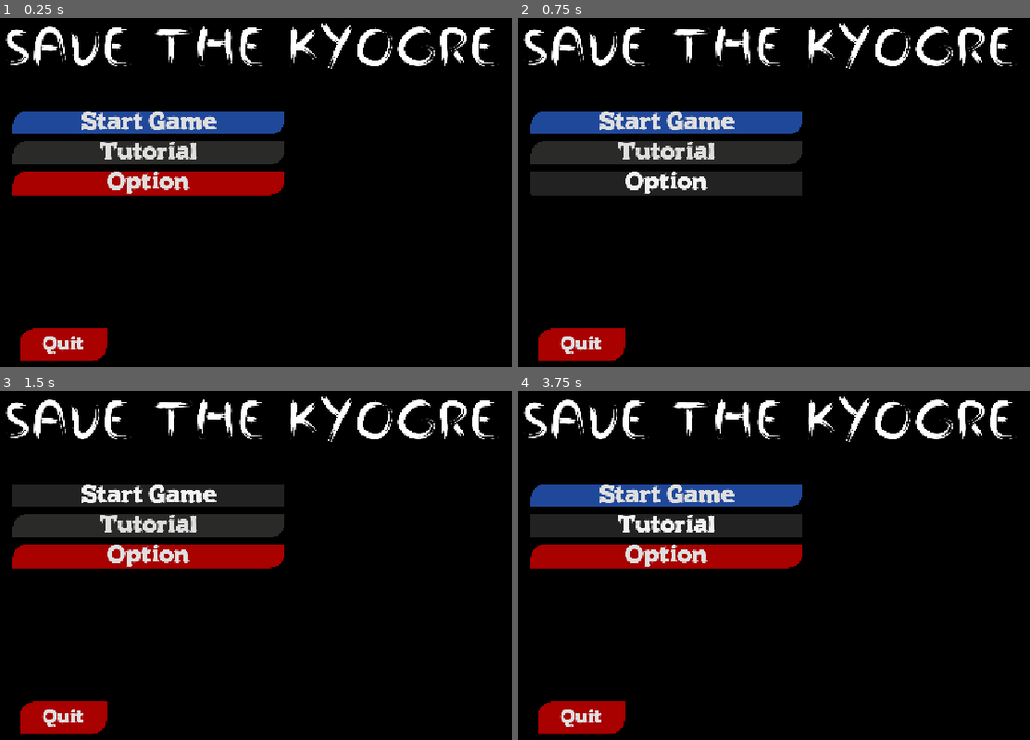
Above: before the commit, frames 1-4 (two rows, left to right).
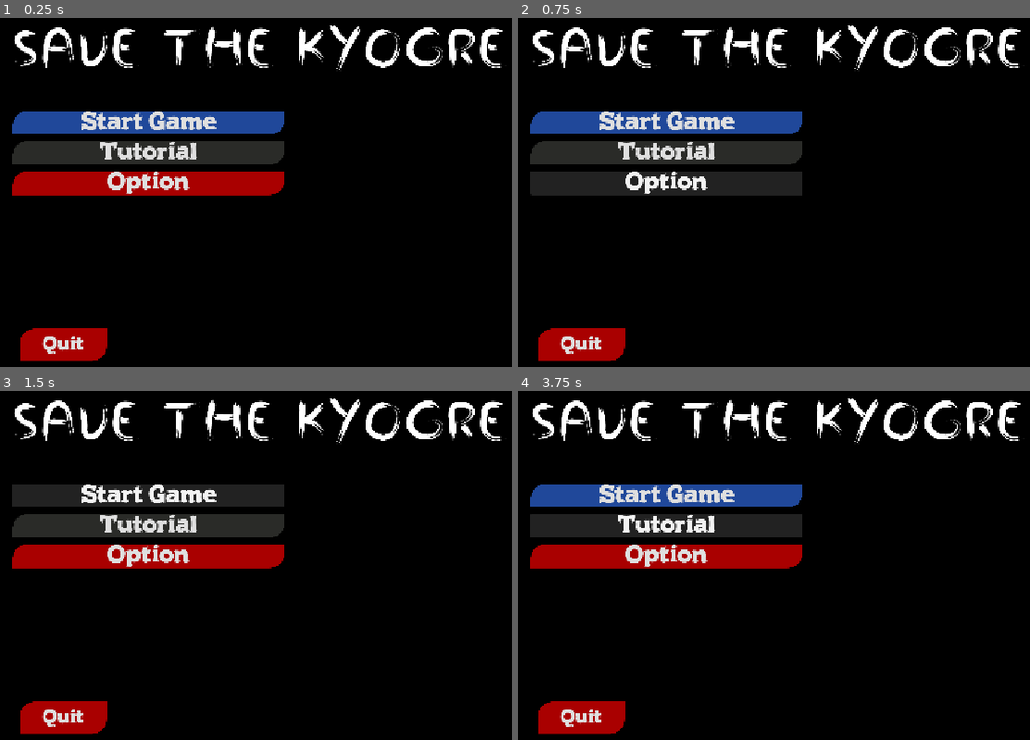
Above: after the commit, the same moments.

Repository: zeroburst04-ops/FLUIDA
Game: Godot game, scene res://Main_Menu/main_menu.tscn
Two runs of this game, one before a commit and one after it. Both use one fixed random seed, a clock stepped at 60 frames per second and the inputs below. Video files are missing from this copy of the repository; at most half a second of black plays in their place.
Inputs:
- Up to frame 1 (0.25 s): no input
- Up to frame 2 (0.75 s): click "Option" at 0.5 s
- Up to frame 3 (1.5 s): click "Start Game" at 1.25 s
- Up to frame 4 (3.75 s): click "Start Game" at 2 s; click "Start Game" at 2.75 s; click "Tutorial" at 3.5 s

The runs differ from the first frame. In frame 1, 4.8% of the frame differs, in the area x 1-99%, y 1-15%; in frame 2, 4.8%; in frame 3, 4.8%; in frame 4, 4.8%.

Commit message:
added option

Diff:
--- a/Main_Menu/main_menu.tscn
+++ b/Main_Menu/main_menu.tscn
@@ -70,10 +70,10 @@
 anchors_preset = 5
 anchor_left = 0.5
 anchor_right = 0.5
-offset_left = -1834.5
-offset_top = 269.0
-offset_right = 762.5
-offset_bottom = 765.0
+offset_left = -1791.5
+offset_top = 274.0
+offset_right = 805.5
+offset_bottom = 770.0
 grow_horizontal = 2
 theme_override_fonts/normal_font = ExtResource("2_6qckm")
 theme_override_font_sizes/normal_font_size = 300
@@ -89,7 +89,7 @@
 offset_left = -1783.5
 offset_top = -339.5
 offset_right = -376.5
-offset_bottom = 114.5
+offset_bottom = 249.5
 grow_horizontal = 2
 grow_vertical = 2
 theme_override_constants/separation = 35
--- a/option.tscn
+++ b/option.tscn
@@ -1,3 +1,63 @@
 [gd_scene format=3 uid="uid://d2c4rr5uqttuv"]
 
-[node name="Option" type="Node2D" unique_id=1772517416]
+[ext_resource type="Texture2D" uid="uid://daurhxh0ol6n" path="res://c2c1e48c4a3e73212bb1005dc2bd0cfa.jpg" id="1_rtwqn"]
+[ext_resource type="FontFile" uid="uid://din4ihm2th23i" path="res://ChrustyRock-ORLA.ttf" id="2_slay5"]
+
+[sub_resource type="StyleBoxFlat" id="StyleBoxFlat_l82yo"]
+bg_color = Color(0.20582795, 0.10721364, 0.39286235, 1)
+
+[sub_resource type="StyleBoxFlat" id="StyleBoxFlat_uhspr"]
+bg_color = Color(0.6706203, 0.027917664, 4.813075e-07, 1)
+corner_radius_top_left = 75
+corner_radius_bottom_right = 75
+
+[node name="Options" type="Control" unique_id=1137774719]
+layout_mode = 3
+anchor_right = 0.5
+anchor_bottom = 1.0
+offset_left = 1211.0
+offset_top = 651.0
+offset_right = 9542.0
+offset_bottom = 4458.0
+grow_horizontal = 2
+grow_vertical = 2
+
+[node name="Sprite2D" type="Sprite2D" parent="." unique_id=518419974]
+position = Vector2(4454.5, 2208)
+scale = Vector2(12.104619, 10.748792)
+texture = ExtResource("1_rtwqn")
+
+[node name="Label" type="Label" parent="." unique_id=1113758819]
+layout_mode = 1
+anchors_preset = -1
+anchor_right = 0.36200002
+anchor_bottom = 0.293
+offset_left = 461.0
+offset_top = 608.0
+offset_right = -231.33423
+offset_bottom = -409.31506
+theme_override_colors/font_outline_color = Color(0.01849173, 0.010176518, 0.004012691, 1)
+theme_override_fonts/font = ExtResource("2_slay5")
+theme_override_font_sizes/font_size = 256
+theme_override_styles/normal = SubResource("StyleBoxFlat_l82yo")
+text = "Background Music"
+horizontal_alignment = 1
+
+[node name="HSlider" type="HSlider" parent="." unique_id=1091040775]
+layout_mode = 0
+offset_left = 3288.0
+offset_top = 463.0
+offset_right = 7589.0
+offset_bottom = 1052.0
+
+[node name="Button" type="Button" parent="." unique_id=1788756263]
+layout_mode = 0
+offset_left = 546.0
+offset_top = 3680.0
+offset_right = 1531.0
+offset_bottom = 4094.0
+theme_override_fonts/font = ExtResource("2_slay5")
+theme_override_font_sizes/font_size = 256
+theme_override_styles/normal = SubResource("StyleBoxFlat_uhspr")
+text = "Back"
+icon_alignment = 1
Not shown: 1 places in Main_Menu/main_menu.tscn that only renumber resources
Binary file added: c2c1e48c4a3e73212bb1005dc2bd0cfa.jpg
Not shown, added: c2c1e48c4a3e73212bb1005dc2bd0cfa.jpg.import
